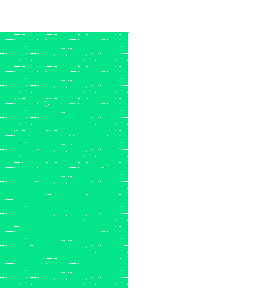
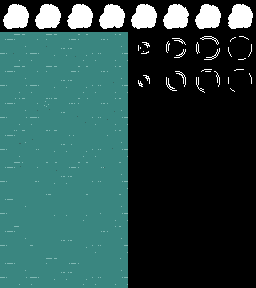
Layers edited between the first and the second 256x288 image:
painted on "Pasted Layer" over [0, 4, 253, 288]
showed "Layer" over [0, 0, 256, 288]
